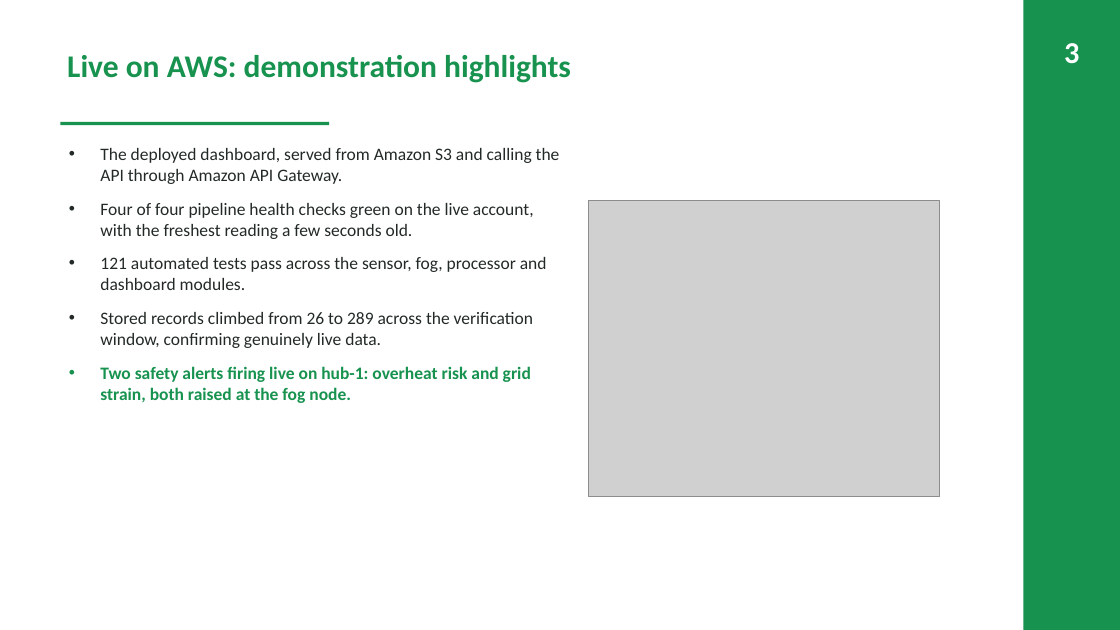
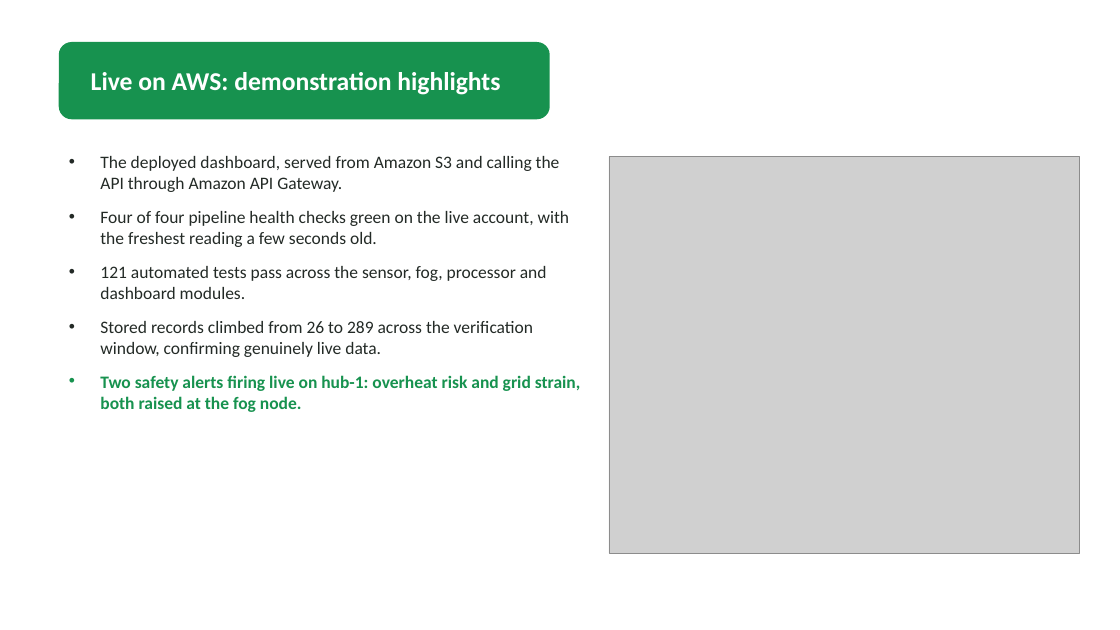
Before and after one commit to valletivarish/FEC_version_2, a slide deck: slide 4 of ppt/X24303046_ev-charging-network.pptx. Drawn at 1120x630 pixels with LibreOffice and Linux fonts; fonts in the diff are those of the drawing; grey boxes stand for pictures. Boxes give left, top, right and bottom in pixels: in the first picture for what was removed or moved away, otherwise in the second. Text is boxed around its words. In the diff, an @@ line names an element or a change of style, - is before the commit and + after.

Commit message:
Give every deployed deck a unique background architecture: add 4 new layouts (lspine, tint, corner, blocktitle); move Vishvaksen->tint, Hrishikesh->lspine, Nemi->blocktitle, Kasireddy->corner so no two of the 12 deployed decks share a content archetype

```diff
--- a/ppt/X24303046_ev-charging-network.pptx
+++ b/ppt/X24303046_ev-charging-network.pptx
@@ rectangle removed at (x1=1023, y1=0, x2=1120, y2=630) @@
@@ rounded rectangle added at (x1=59, y1=42, x2=549, y2=119), fill #17924F @@
@@ title "Live on AWS: demonstration highlights" moved from (x1=67, y1=55, x2=571, y2=83) to (x1=91, y1=72, x2=500, y2=95) @@
@@ title "Live on AWS: demonstration highlights" at (x1=91, y1=72, x2=500, y2=95): size 27 to 22 pt, text colour #17924F to #FFFFFF; vertical alignment top to middle @@
@@ text removed at (x1=1064, y1=43, x2=1079, y2=64) @@
-3
@@ text "The deployed dashboard, served from ..." rewrapped from (x1=100, y1=148, x2=560, y2=403) to (x1=100, y1=156, x2=580, y2=412) @@
@@ rectangle removed at (x1=60, y1=122, x2=329, y2=125) @@
@@ picture resized from (x1=588, y1=201, x2=939, y2=497) to (x1=609, y1=156, x2=1080, y2=553) @@
```
Also in this commit, not shown: 4 other slides changed, 24 other files.
